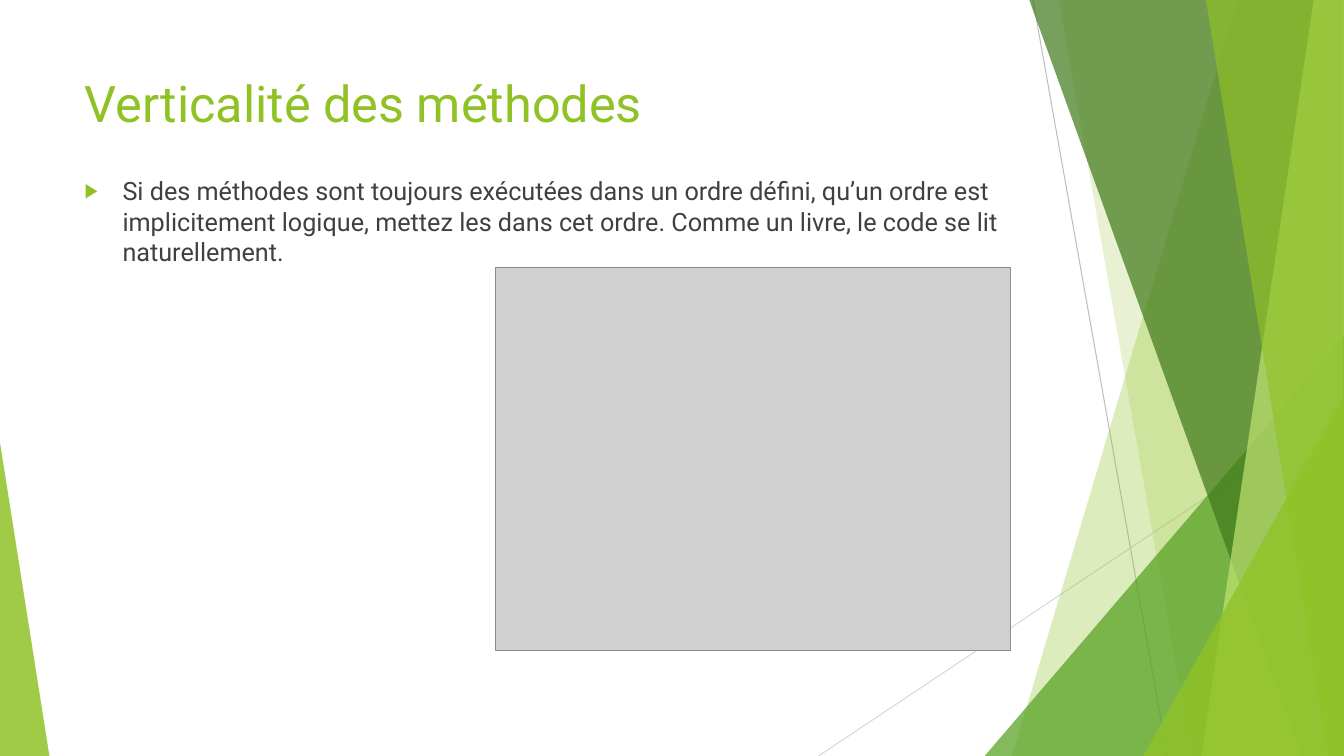
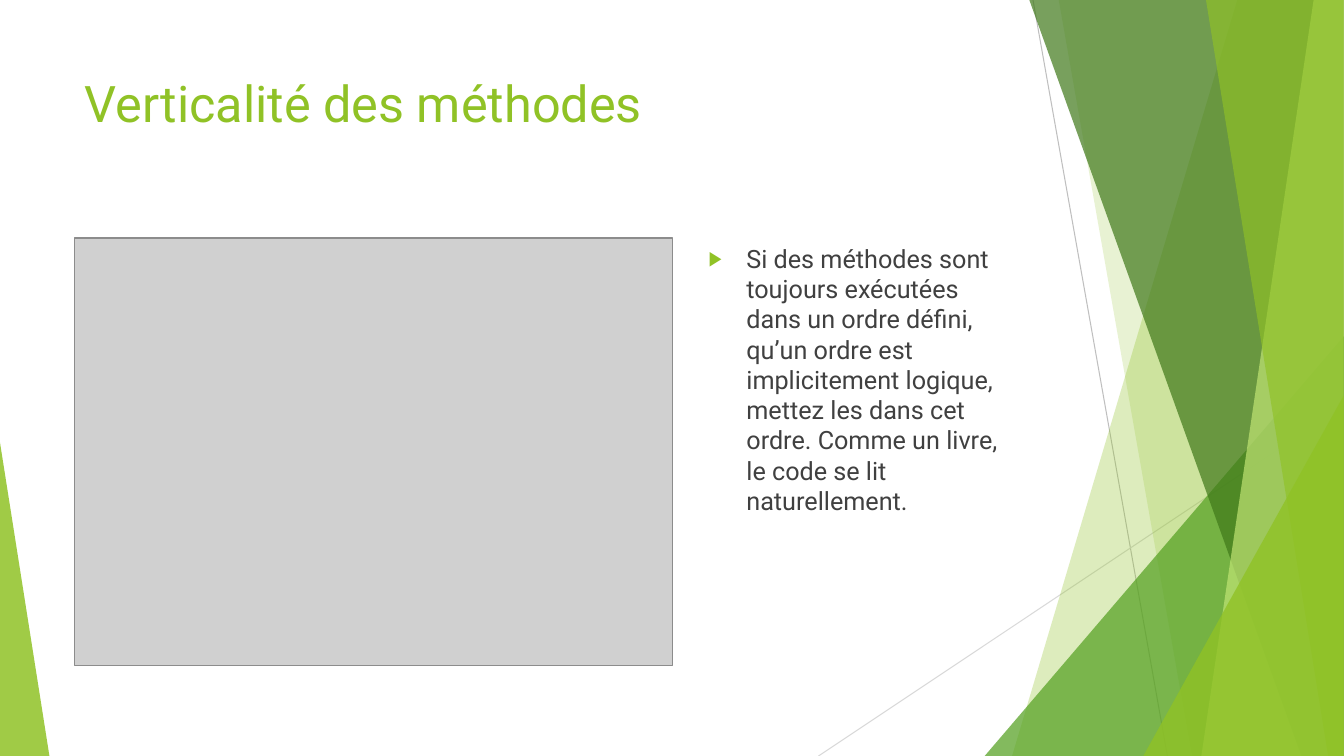
Before and after one commit to worming004/SimpleIsNotEasy, a slide deck: slide 12 of PPT/Easy != Simple.pptx. Drawn at 1344x756 pixels with LibreOffice and Linux fonts; fonts in the diff are those of the drawing; grey boxes stand for pictures. Boxes give left, top, right and bottom in pixels: in the first picture for what was removed or moved away, otherwise in the second. Text is boxed around its words. In the diff, an @@ line names an element or a change of style, - is before the commit and + after.

```diff
--- a/PPT/Easy != Simple.pptx
+++ b/PPT/Easy != Simple.pptx
@@ picture: place and size @@
-picture at <box>496,267,1010,650</box>
+picture at <box>75,238,673,666</box>
@@ text "Si des méthodes sont toujours ..." rewrapped from <box>123,181,997,262</box> to <box>746,249,997,511</box> @@
```
Also in this commit, not shown: 14 other slides changed.
